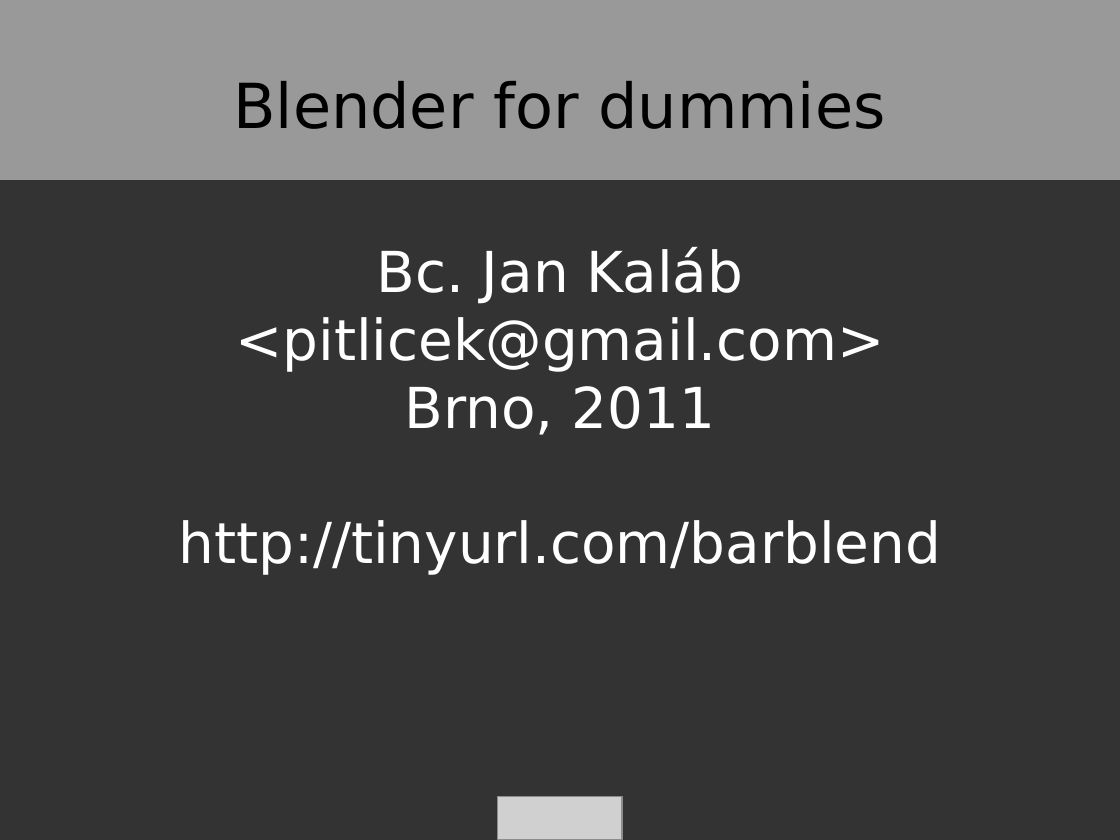
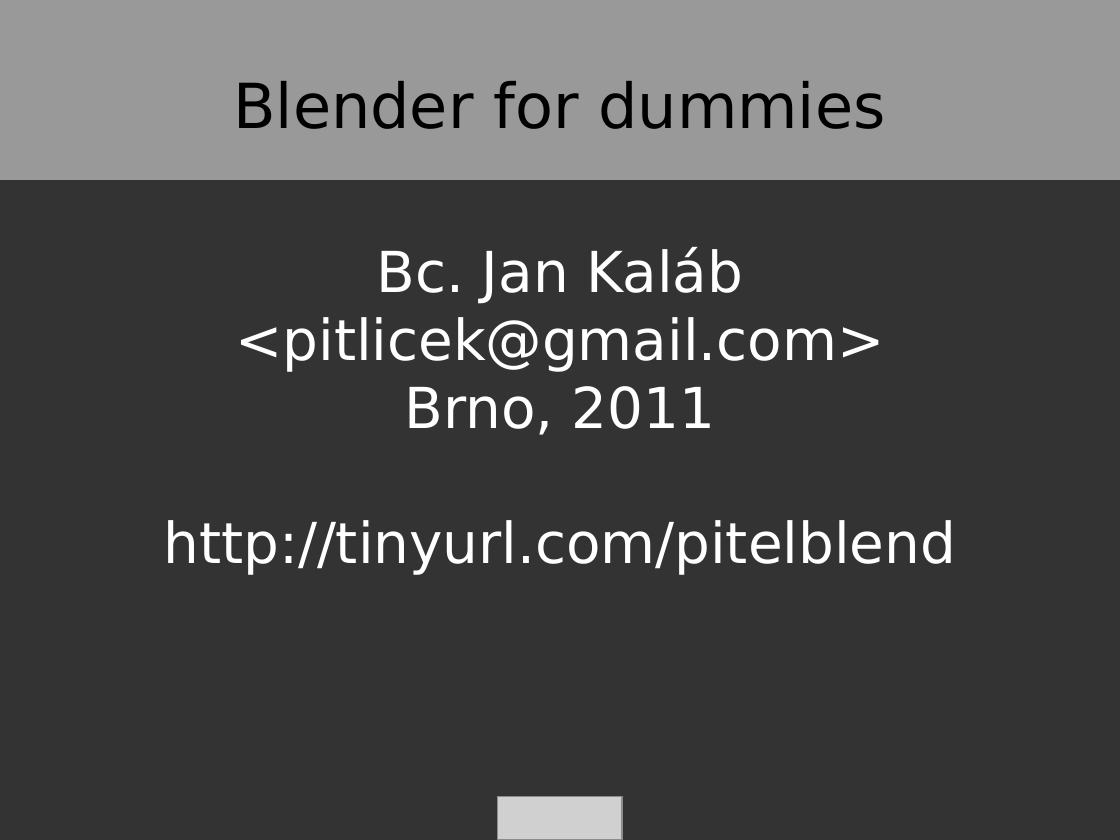
Before and after one commit to Pitel/bconf, a slide deck: slide 1 of prez/pitel/dummies.odp. Drawn at 1120x840 pixels with LibreOffice and Linux fonts; fonts in the diff are those of the drawing; grey boxes stand for pictures. Boxes give left, top, right and bottom in pixels: in the first picture for what was removed or moved away, otherwise in the second. Text is boxed around its words. In the diff, an @@ line names an element or a change of style, - is before the commit and + after.

Commit message:
tinyurl

```diff
--- a/prez/pitel/dummies.odp
+++ b/prez/pitel/dummies.odp
@@ subtitle at box(163, 520, 956, 575): text changed @@
-http://tinyurl.com/barblend
+http://tinyurl.com/pitelblend
```
Also in this commit, not shown: 1 other file.
